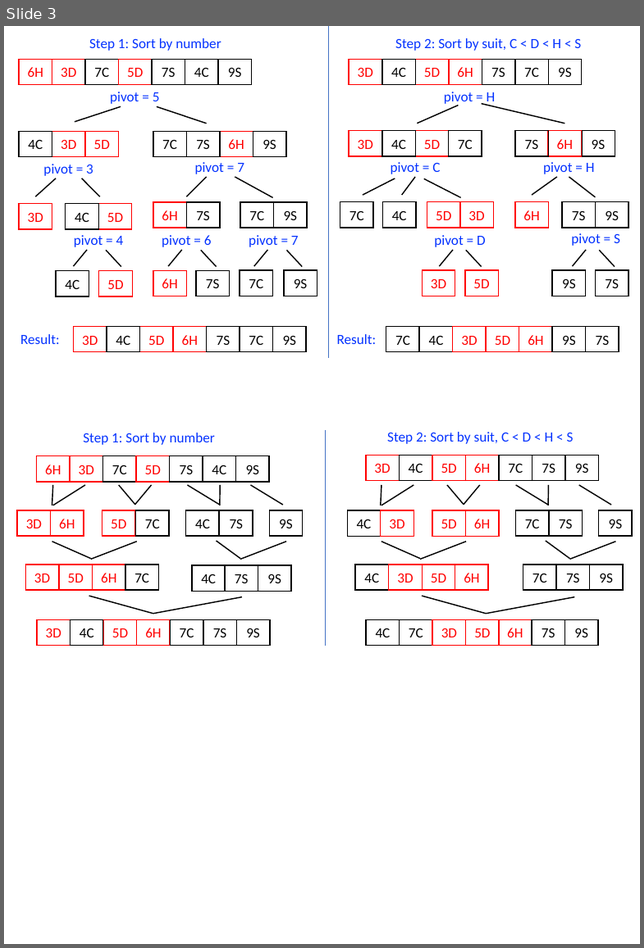
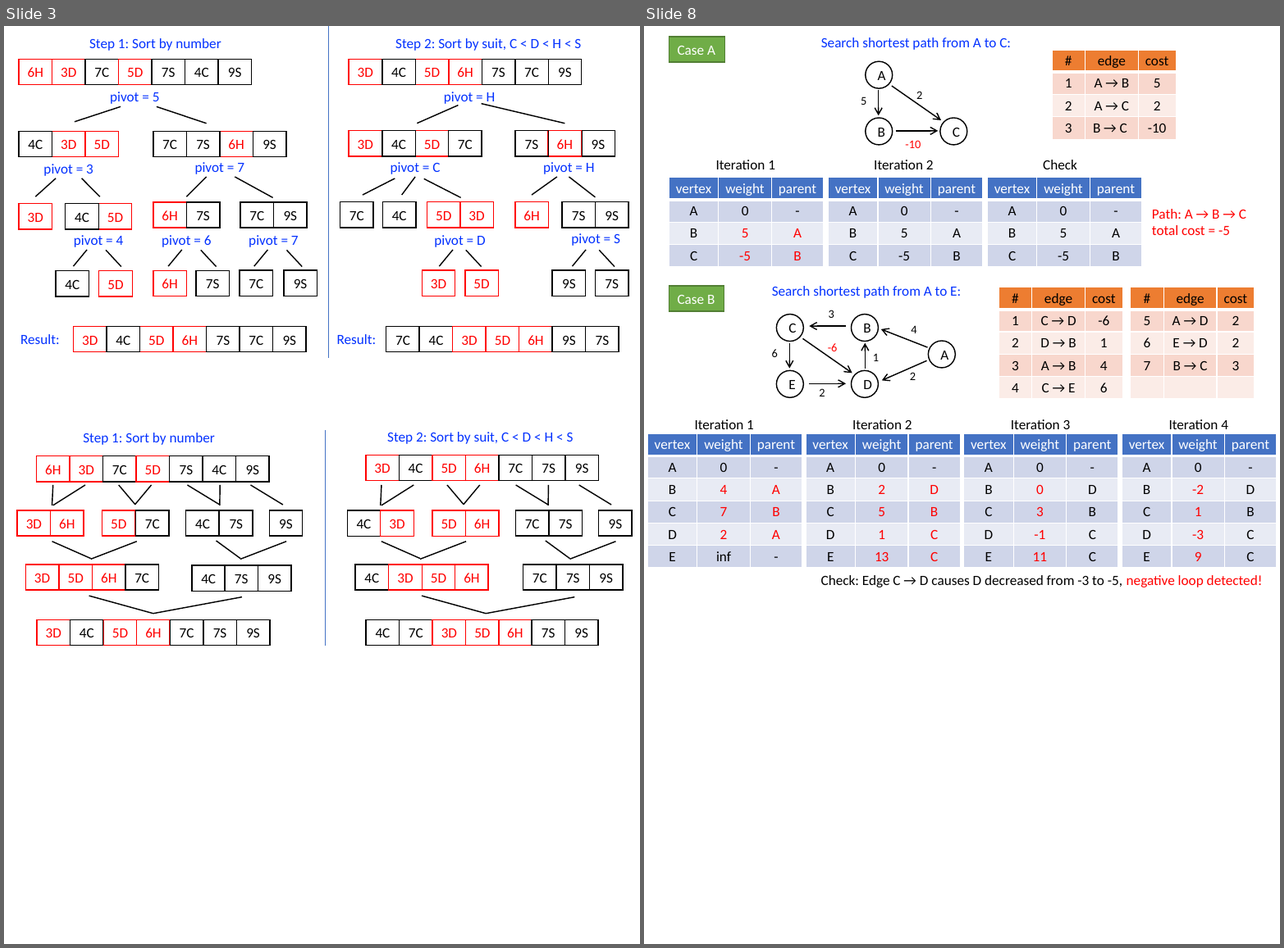
Before and after one commit to kiraskywing/CS_courses, a slide deck: Data Structures and Object-oriented Programming/NCTU/HW2/pic.pptx. Shown side by side, each under a label of ours: slide 3 before the commit, slides 3 and 8 after it; the slides between them are not shown. The pictures are 644x948 and 1284x948 pixels, drawn with LibreOffice and Linux fonts; fonts in the diff are those of the drawing. Boxes give left, top, right and bottom in pixels: in the first picture for what was removed or moved away, otherwise in the second. Text is boxed around its words. In the diff, an @@ line names an element or a change of style, - is before the commit and + after.

```diff
--- a/Data Structures and Object-oriented Programming/NCTU/HW2/pic.pptx
+++ b/Data Structures and Object-oriented Programming/NCTU/HW2/pic.pptx
@@ slide 8 added at bbox=[644, 26, 1280, 944], background #FFFFFF @@
@@ rectangle added at bbox=[669, 37, 724, 62], fill #70AD47, outline #538035 1 pt, 12 pt, text #FFFFFF @@
+Case A
@@ text added at bbox=[821, 37, 1011, 50], 12 pt, text #0432FF @@
+Search shortest path from A to C:
@@ table added at bbox=[1052, 50, 1175, 139], 4 rows, 3 columns @@
+# | edge | cost
+1 | A → B | 5
+2 | A → C | 2
+3 | B → C | -10
@@ ellipse added at bbox=[865, 61, 892, 88], outline #000000 1 pt, 12 pt, text #000000 @@
+A
@@ text added at bbox=[860, 97, 866, 105], 10 pt, text #000000 @@
+5
@@ arrow added from (878, 91) to (878, 116), #000000 1 pt @@
@@ arrow added from (892, 86) to (941, 120), #000000 1 pt @@
@@ text added at bbox=[916, 91, 922, 103], 10 pt, text #000000 @@
+2
@@ ellipse added at bbox=[865, 118, 892, 145], outline #000000 1 pt, 12 pt, text #000000 @@
+B
@@ ellipse added at bbox=[940, 118, 967, 145], outline #000000 1 pt, 12 pt, text #000000 @@
+C
@@ arrow added from (896, 131) to (938, 131), #000000 1 pt @@
@@ text added at bbox=[905, 140, 920, 148], 10 pt, text #FF0000 @@
+-10
@@ text added at bbox=[716, 160, 775, 170], 12 pt, text #000000 @@
+Iteration 1
@@ text added at bbox=[874, 160, 933, 170], 12 pt, text #000000 @@
+Iteration 2
@@ text added at bbox=[1043, 160, 1077, 170], 12 pt, text #000000 @@
+Check
@@ table added at bbox=[669, 177, 823, 266], 4 rows, 3 columns @@
+vertex | weight | parent
+A | 0 | -
+B | 5 | A
+C | -5 | B
@@ table added at bbox=[828, 177, 982, 266], 4 rows, 3 columns @@
+vertex | weight | parent
+A | 0 | -
+B | 5 | A
+C | -5 | B
@@ table added at bbox=[987, 177, 1142, 266], 4 rows, 3 columns @@
+vertex | weight | parent
+A | 0 | -
+B | 5 | A
+C | -5 | B
@@ text added at bbox=[1152, 209, 1246, 235], 12 pt, text #FF0000 @@
+Path: A → B → C
+total cost = -5
@@ rectangle added at bbox=[669, 286, 724, 311], fill #70AD47, outline #538035 1 pt, 12 pt, text #FFFFFF @@
+Case B
@@ table added at bbox=[998, 287, 1121, 399], 5 rows, 3 columns @@
+# | edge | cost
+1 | C → D | -6
+2 | D → B | 1
+3 | A → B | 4
+4 | C → E | 6
@@ table added at bbox=[1130, 287, 1253, 399], 5 rows, 3 columns @@
+# | edge | cost
+5 | A → D | 2
+6 | E → D | 2
+7 | B → C | 3
+ |  | 
@@ group added at bbox=[772, 286, 961, 398]: 8 texts, 7 arrows, 5 ellipses @@
+C
+E
+B
+D
+A
+Search shortest path from A to E:
+4
+1
+2
+3
+-6
+2
+6
@@ table added at bbox=[647, 434, 801, 568], 6 rows, 3 columns @@
+vertex | weight | parent
+A | 0 | -
+B | 4 | A
+C | 7 | B
+D | 2 | A
+E | inf | -
@@ text added at bbox=[695, 420, 754, 429], 12 pt, text #000000 @@
+Iteration 1
@@ table added at bbox=[806, 434, 960, 568], 6 rows, 3 columns @@
+vertex | weight | parent
+A | 0 | -
+B | 2 | D
+C | 5 | B
+D | 1 | C
+E | 13 | C
@@ text added at bbox=[852, 420, 912, 429], 12 pt, text #000000 @@
+Iteration 2
@@ table added at bbox=[964, 434, 1118, 568], 6 rows, 3 columns @@
+vertex | weight | parent
+A | 0 | -
+B | 0 | D
+C | 3 | B
+D | -1 | C
+E | 11 | C
@@ text added at bbox=[1011, 420, 1070, 429], 12 pt, text #000000 @@
+Iteration 3
@@ table added at bbox=[1122, 434, 1276, 568], 6 rows, 3 columns @@
+vertex | weight | parent
+A | 0 | -
+B | -2 | D
+C | 1 | B
+D | -3 | C
+E | 9 | C
@@ text added at bbox=[1169, 420, 1228, 429], 12 pt, text #000000 @@
+Iteration 4
@@ text added at bbox=[821, 575, 1262, 588], 12 pt, text #000000 @@
+Check: Edge C → D causes D decreased from -3 to -5, negative loop detected!
```
Also in this commit, not shown: 5 slides changed, 1 other slide added, 3 other files.
